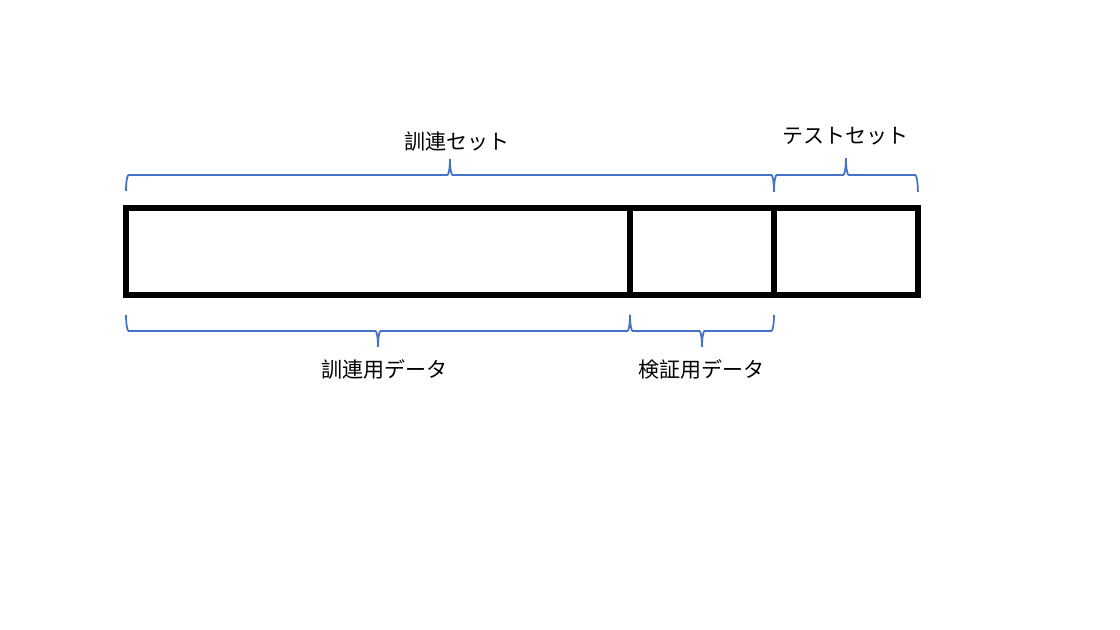
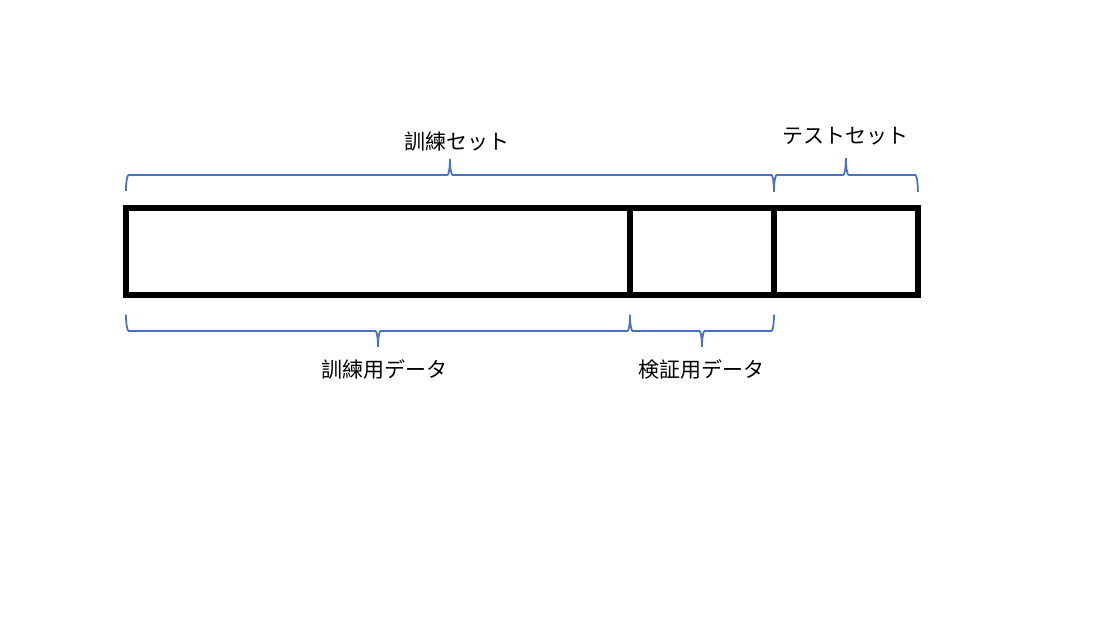
Before and after one commit to HidemotoNakada/j-techno, a slide deck: slide 2 of figs.pptx. Drawn at 1120x630 pixels with LibreOffice and Linux fonts; fonts in the diff are those of the drawing. Boxes give left, top, right and bottom in pixels: in the first picture for what was removed or moved away, otherwise in the second. Text is boxed around its words. In the diff, an @@ line names an element or a change of style, - is before the commit and + after.

```diff
--- a/figs.pptx
+++ b/figs.pptx
@@ text at (404, 131, 509, 151): text changed @@
-訓連セット
+訓練セット
@@ text at (321, 359, 447, 379): text changed @@
-訓連用データ
+訓練用データ
```
Also in this commit, not shown: 27 other files.
